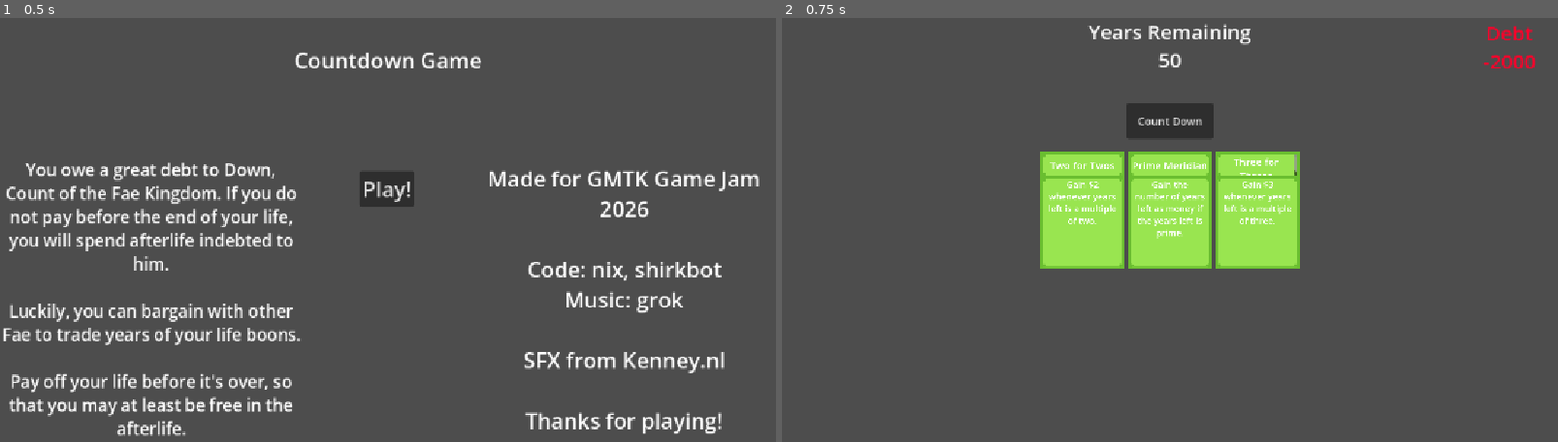
Above: before the commit, frames 1-2 (left to right).
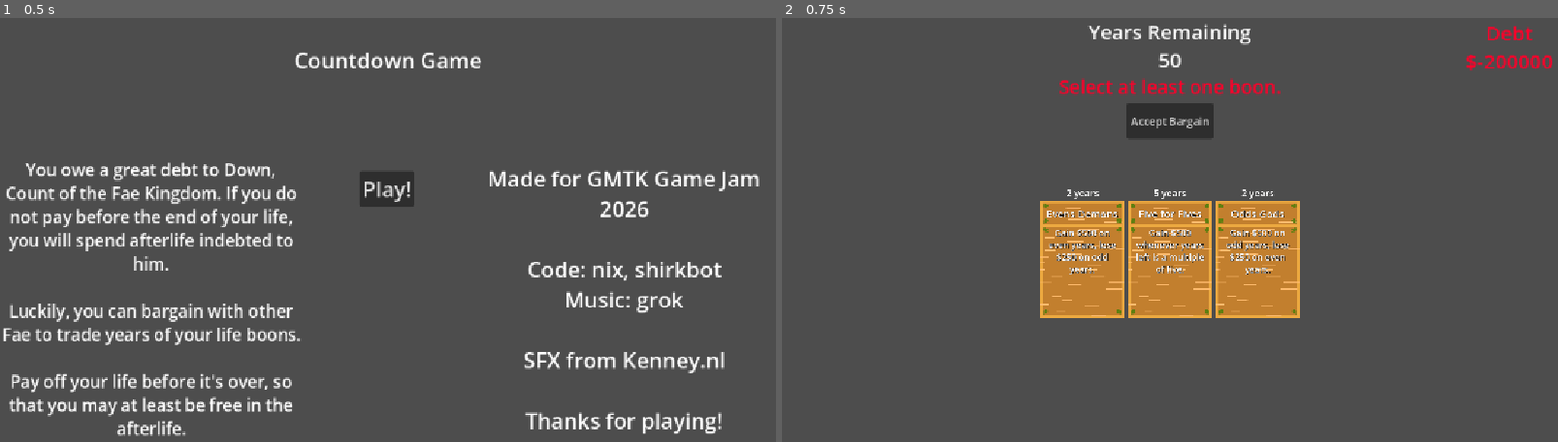
Above: after the commit, the same moments.

Repository: nixnull/gmtk-game-jam-2026-game
Game: Godot game, scene res://main_screen.tscn
The game is run twice, just before and just after one commit, with the same random seed, the same clock (stepped at 60 frames per second) and the same inputs.
Inputs:
- Up to frame 1 (0.5 s): no input
- Up to frame 2 (0.75 s): click "Play!" at 0.5 s

Frame 1 is identical in both runs. In frame 2, 14% of the frame differs, in the area x 33-100%, y 8-71%.

Commit message:
implemented several new cards, rethemed things

Diff:
--- a/bank.gd
+++ b/bank.gd
@@ -24,7 +24,10 @@
 		var card_inst = card_scene.instantiate()
 		var rand_card = card_types.keys()[randi() % card_types.size()]
 		add_child(card_inst)
-		card_inst.set_card_type(rand_card, card_types[rand_card]["Desc"])
+		card_inst.set_card_info(rand_card, card_types[rand_card])
+
+		card_inst.set_cost(card_types[rand_card]["Cost"])
+
 		drawn_cards.append(card_inst)
 
 		var x_pos = ((cards_to_draw / 2) - i) * 260
--- a/card.gd
+++ b/card.gd
@@ -10,9 +10,10 @@
 func _process(delta: float) -> void:
 	pass
 
-func set_card_type(title, desc):
+func set_card_info(title, card):
 	$Title.text = title
-	$Desc.text = desc
+	$Desc.text = card["Desc"]
+	$Background.play(str(card["Type"]))
 
 func get_title():
 	return $Title.text
@@ -28,7 +29,17 @@
 		$Background.modulate = "#ffffff"
 		$HappeningLabel.visible = false
 
-
 func set_happening(text):
 	$HappeningLabel.text = text
 	$HappeningLabel.visible = true
+
+func set_cost(cost):
+	var label_str = str(cost) + " year"
+	if cost not in [1,-1]:
+		label_str += "s"
+	$CostLabel.text = label_str
+	$CostLabel.visible = true
+
+func set_count(count):
+	$CountLabel.text = str(count)
+	$CountLabel.visible = true
--- a/card.tscn
+++ b/card.tscn
@@ -1,18 +1,35 @@
 [gd_scene format=3 uid="uid://belvm77225t2m"]
 
-[ext_resource type="Texture2D" uid="uid://7nn20fvxr0pq" path="res://assets/green_card.png" id="1_kikvd"]
 [ext_resource type="Script" uid="uid://bbxq81ibqj15q" path="res://card.gd" id="1_rjlel"]
+[ext_resource type="Texture2D" uid="uid://geemb3s8k8oq" path="res://assets/contracts/birch_contract.png" id="2_e484p"]
 [ext_resource type="AudioStream" uid="uid://bf5wxbonaesv3" path="res://assets/kenney sfx/handleSmallLeather.ogg" id="3_e484p"]
+[ext_resource type="Texture2D" uid="uid://cybpiofl7r2tn" path="res://assets/contracts/willow_contract.png" id="3_fpac0"]
 [ext_resource type="AudioStream" uid="uid://cpgtjymb5kypr" path="res://assets/kenney sfx/handleSmallLeather2.ogg" id="4_fpac0"]
 
 [sub_resource type="SpriteFrames" id="SpriteFrames_elxoo"]
 animations = [{
 "frames": [{
 "duration": 1.0,
-"texture": ExtResource("1_kikvd")
+"texture": ExtResource("2_e484p")
 }],
 "loop": 1,
-"name": &"default",
+"name": &"birch",
+"speed": 5.0
+}, {
+"frames": [{
+"duration": 1.0,
+"texture": ExtResource("3_fpac0")
+}],
+"loop": 1,
+"name": &"special",
+"speed": 5.0
+}, {
+"frames": [{
+"duration": 1.0,
+"texture": ExtResource("3_fpac0")
+}],
+"loop": 1,
+"name": &"willow",
 "speed": 5.0
 }]
 
@@ -21,12 +38,14 @@
 
 [node name="Background" type="AnimatedSprite2D" parent="." unique_id=963557881]
 sprite_frames = SubResource("SpriteFrames_elxoo")
+animation = &"special"
 
 [node name="Title" type="RichTextLabel" parent="." unique_id=21012014]
 offset_left = -118.0
 offset_top = -167.0
 offset_right = 118.0
 offset_bottom = -104.0
+theme_override_colors/font_shadow_color = Color(0, 0, 0, 1)
 theme_override_font_sizes/normal_font_size = 30
 text = "Card Title"
 horizontal_alignment = 1
@@ -37,6 +56,7 @@
 offset_top = -96.0
 offset_right = 109.0
 offset_bottom = 168.0
+theme_override_colors/font_shadow_color = Color(0, 0, 0, 1)
 theme_override_font_sizes/normal_font_size = 26
 text = "This is what the card does. It should be able to fit several words just fine. Blah."
 horizontal_alignment = 1
@@ -52,12 +72,32 @@
 icon_alignment = 1
 vertical_icon_alignment = 2
 
-[node name="HappeningLabel" type="RichTextLabel" parent="." unique_id=1765024840]
+[node name="CostLabel" type="RichTextLabel" parent="." unique_id=32047415]
 visible = false
 offset_left = -125.0
 offset_top = -216.0
 offset_right = 125.0
 offset_bottom = -176.0
+theme_override_font_sizes/normal_font_size = 28
+horizontal_alignment = 1
+vertical_alignment = 1
+
+[node name="CountLabel" type="RichTextLabel" parent="." unique_id=1522011286]
+visible = false
+offset_left = -125.0
+offset_top = -216.0
+offset_right = 125.0
+offset_bottom = -176.0
+theme_override_font_sizes/normal_font_size = 28
+horizontal_alignment = 1
+vertical_alignment = 1
+
+[node name="HappeningLabel" type="RichTextLabel" parent="." unique_id=1765024840]
+visible = false
+offset_left = -125.0
+offset_top = 176.0
+offset_right = 125.0
+offset_bottom = 216.0
 theme_override_font_sizes/normal_font_size = 28
 text = "Buying!"
 horizontal_alignment = 1
--- a/game_screen.gd
+++ b/game_screen.gd
@@ -2,35 +2,67 @@
 
 var card_types = {
 	"One for Ones": {
-		"Desc": "Gain $1 whenever years left is a multiple of one.",
+		"Desc": "Gain $100 whenever years left is a multiple of one.",
 		"Cost": 1,
-		"Function": proc_timer_multiple, "Parameters": [fmod,1,1]
+		"Type": "birch",
+		"Function": proc_timer_multiple, "Parameters": [fmod,1,100]
 	},
 	"Two for Twos": {
-		"Desc": "Gain $2 whenever years left is a multiple of two.",
-		"Cost": 1,
-		"Function": proc_timer_multiple, "Parameters": [fmod,2,2]
+		"Desc": "Gain $200 whenever years left is a multiple of two.",
+		"Cost": 2,
+		"Type": "birch",
+		"Function": proc_timer_multiple, "Parameters": [fmod,2,200]
 	},
 	"Three for Threes": {
-		"Desc": "Gain $3 whenever years left is a multiple of three.",
-		"Cost": 1,
-		"Function": proc_timer_multiple, "Parameters": [fmod,3,3]
+		"Desc": "Gain $300 whenever years left is a multiple of three.",
+		"Cost": 3,
+		"Type": "birch",
+		"Function": proc_timer_multiple, "Parameters": [fmod,3,300]
 	},
 	"Five for Fives": {
-		"Desc": "Gain $5 whenever years left is a multiple of five.",
-		"Cost": 1,
-		"Function": proc_timer_multiple, "Parameters": [fmod,5,5]
+		"Desc": "Gain $500 whenever years left is a multiple of five.",
+		"Cost": 5,
+		"Type": "birch",
+		"Function": proc_timer_multiple, "Parameters": [fmod,5,500]
 	},
 	"Seven for Sevens": {
-		"Desc": "Gain $7 whenever years left is a multiple of seven.",
-		"Cost": 1,
-		"Function": proc_timer_multiple, "Parameters": [fmod,7,7]
+		"Desc": "Gain $700 whenever years left is a multiple of seven.",
+		"Cost": 7,
+		"Type": "birch",
+		"Function": proc_timer_multiple, "Parameters": [fmod,7,700]
+	},
+	"Evens Demons": {
+		"Desc": "Gain $500 on even years, lose $250 on odd years.",
+		"Cost": 2,
+		"Type": "birch",
+		"Function": proc_on_even, "Parameters": [500,-250]
+	},
+	"Odds Gods": {
+		"Desc": "Gain $500 on odd years, lose $250 on even years.",
+		"Cost": 2,
+		"Type": "birch",
+		"Function": proc_on_odd, "Parameters": [500,-250]
 	},
 
 	"Prime Meridian": {
 		"Desc": "Gain the number of years left as money if the years left is prime.",
-		"Cost": 1,
+		"Cost": 4,
+		"Type": "willow",
 		"Function": proc_is_prime, "Parameters": []
+	},
+
+	"Third Eye": {
+		"Desc": "Fae offer one more boon.",
+		"Cost": 4,
+		"Type": "willow",
+		"Function": proc_do_nothing, "Parameters": []
+	},
+
+		"Second Lease on Life": {
+		"Desc": "Trade in $1000 for 10 years back.",
+		"Cost": -10,
+		"Type": "willow",
+		"Function": proc_regain_years, "Parameters": [10000]
 	},
 
 }
@@ -41,6 +73,11 @@
 var owned_cards = {} #title: number
 
 signal game_over
+
+var selected_cards = []
+var total_selected_cost = 0
+
+var BASE_HAND = 3
 
 # Called when the node enters the scene tree for the first time.
 func _ready() -> void:
@@ -49,12 +86,35 @@
 
 # Called every frame. 'delta' is the elapsed time since the previous frame.
 func _process(delta: float) -> void:
-	pass
+	selected_cards = $Bank.report_selected()
+	total_selected_cost = 0
+
+	for card in selected_cards:
+		var card_title = card.get_title()
+		total_selected_cost += card_types[card_title]["Cost"]
+
+	if selected_cards.is_empty():
+		$ScoreSubtractingLabel.set("theme_override_colors/default_color", Color(0.996, 0.0, 0.164, 1.0))
+		$ScoreSubtractingLabel.text = "Select at least one boon."
+	else:
+		var selection_str = ""
+		if total_selected_cost >= 0:
+			$ScoreSubtractingLabel.set("theme_override_colors/default_color", Color(0.996, 0.0, 0.164, 1.0))
+			selection_str += "-"
+		else:
+			$ScoreSubtractingLabel.set("theme_override_colors/default_color", Color(0.064, 0.632, 0.422, 1.0))
+			selection_str += "+"
+		selection_str += str(abs(total_selected_cost)) + " year"
+
+		if total_selected_cost not in [-1,1]:
+			selection_str += "s"
+
+		$ScoreSubtractingLabel.text = selection_str
 
 func start():
 	self.visible = true
-	update_score(-2000, true)
-	$Bank.new_hand(3)
+	update_score(-200000, true)
+	$Bank.new_hand(BASE_HAND)
 	turns_left = 50
 	owned_cards = {}
 	$Inventory.display_inventory(owned_cards)
@@ -87,7 +147,7 @@
 		valiance = "Debt"
 		$Score.set("theme_override_colors/default_color", Color(0.996, 0.0, 0.164, 1.0))
 
-	$Score.text = valiance + "\n" + str(score)
+	$Score.text = valiance + "\n$" + str(score)
 
 func _on_buy_pressed() -> void:
 	var selected_cards = []
@@ -110,7 +170,11 @@
 		$BuyAudio.play()
 		update_turns(total_cost)
 
-		$Bank.new_hand(3)
+		var cards_to_draw = BASE_HAND
+
+		if "Third Eye" in owned_cards:
+			cards_to_draw += owned_cards["Third Eye"]
+		$Bank.new_hand(cards_to_draw)
 
 		$Inventory.display_inventory(owned_cards)
 
@@ -145,3 +209,22 @@
 		print("Yes!")
 	else:
 		print("No :(")
+
+func proc_do_nothing(parameters):
+	pass
+
+func proc_on_even(parameters):
+	if fmod(turns_left, 2) == 0:
+		update_score(parameters[0])
+	else:
+		update_score(parameters[1])
+
+func proc_on_odd(parameters):
+	if fmod(turns_left, 2) != 0:
+		update_score(parameters[0])
+	else:
+		update_score(parameters[1])
+
+func proc_regain_years(parameters):
+	update_score(-parameters[0])
+	owned_cards.erase("Second Lease on Life")
--- a/game_screen.tscn
+++ b/game_screen.tscn
@@ -9,7 +9,7 @@
 script = ExtResource("1_xwjjp")
 
 [node name="Bank" parent="." unique_id=728236113 instance=ExtResource("1_t5odh")]
-position = Vector2(576, 288)
+position = Vector2(576, 360)
 scale = Vector2(0.5, 0.5)
 
 [node name="Inventory" parent="." unique_id=1844453016 instance=ExtResource("3_norob")]
@@ -28,7 +28,7 @@
 offset_bottom = -467.0
 grow_horizontal = 2
 grow_vertical = 0
-text = "Count Down"
+text = "Accept Bargain"
 
 [node name="TurnsLeft" type="RichTextLabel" parent="." unique_id=1399436399]
 anchors_preset = 5
@@ -42,6 +42,16 @@
 text = "Turns Remaining
 100"
 fit_content = true
+horizontal_alignment = 1
+vertical_alignment = 1
+
+[node name="ScoreSubtractingLabel" type="RichTextLabel" parent="." unique_id=352834983]
+offset_left = 368.0
+offset_top = 84.0
+offset_right = 784.0
+offset_bottom = 124.0
+theme_override_colors/default_color = Color(1, 0.15686275, 0.53333336, 1)
+theme_override_font_sizes/normal_font_size = 28
 horizontal_alignment = 1
 vertical_alignment = 1
 
--- a/inventory.gd
+++ b/inventory.gd
@@ -20,16 +20,17 @@
 		child.visible = false
 		child.queue_free()
 	inventory = []
+	print(owned_cards)
 	var card_count = owned_cards.size()
 	var this_one = 0
 	for card in owned_cards:
 		this_one += 1
 		var card_inst = card_scene.instantiate()
 		add_child(card_inst)
-		card_inst.set_card_type(card, card_types[card]["Desc"])
+		card_inst.set_card_info(card, card_types[card])
 		inventory.append(card_inst)
 		var x_pos = ((card_count / 2) - this_one) * 260
 
 		card_inst.position.x += x_pos
 
-		card_inst.set_happening(str(owned_cards[card]))
+		card_inst.set_count(str(owned_cards[card]))
Not shown, added: assets/contracts/birch_contract.png.import
Not shown, added: assets/contracts/willow_contract.png.import
Not shown, added: export_presets.cfg
